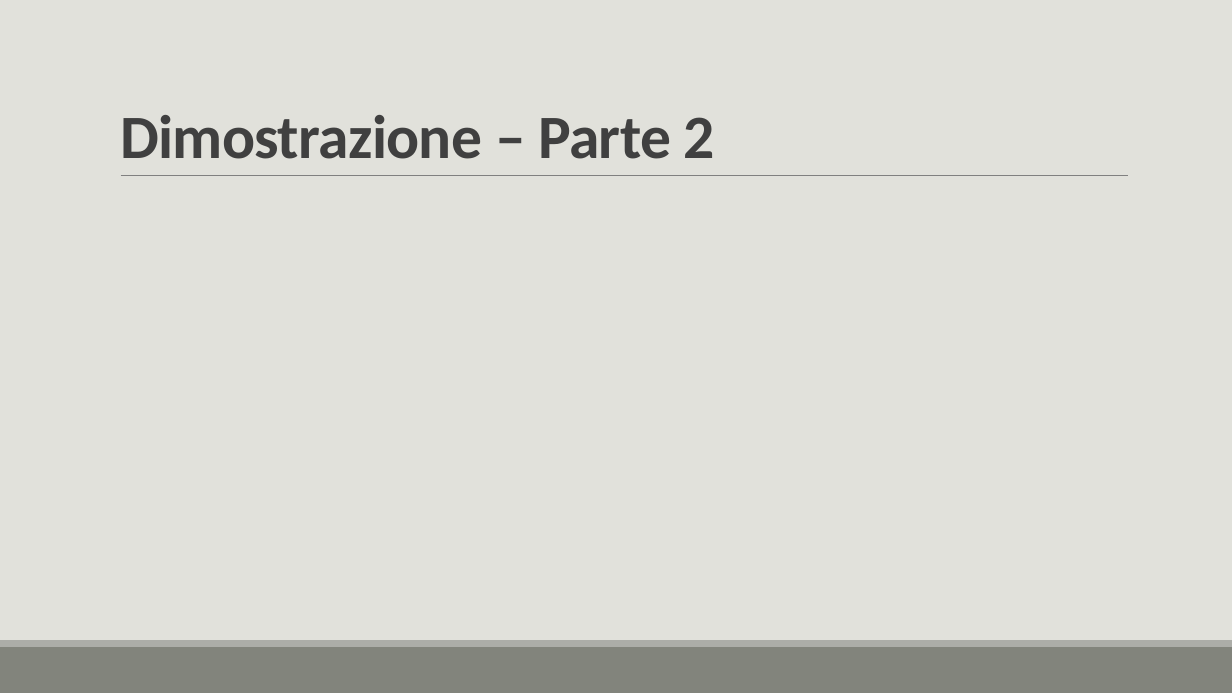
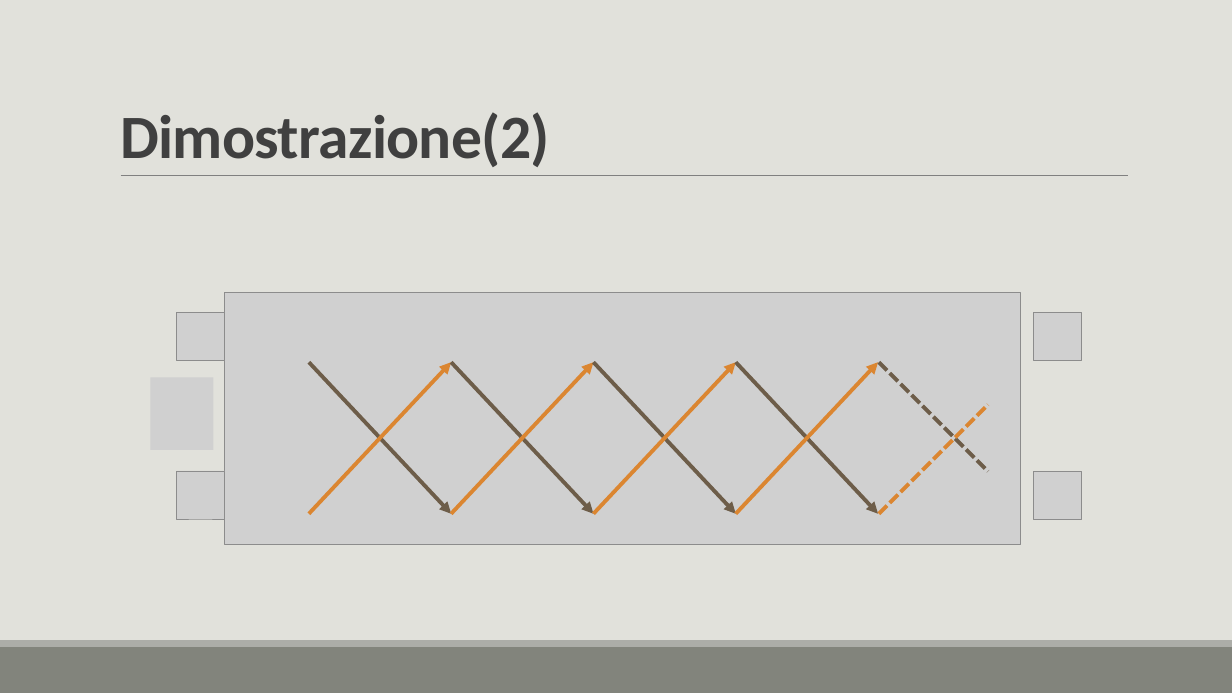
Before and after one commit to lory9894University/mcad, a slide deck: slide 14 of Prensentazione_V2.pptx. Drawn at 1232x693 pixels with LibreOffice and Linux fonts; fonts in the diff are those of the drawing; grey boxes stand for pictures. Boxes give left, top, right and bottom in pixels: in the first picture for what was removed or moved away, otherwise in the second. Text is boxed around its words. In the diff, an @@ line names an element or a change of style, - is before the commit and + after.

```diff
--- a/Prensentazione_V2.pptx
+++ b/Prensentazione_V2.pptx
@@ title at bbox=[120, 112, 550, 167]: text changed @@
-Dimostrazione – Parte 2
+Dimostrazione(2)
@@ picture added at bbox=[225, 293, 1021, 544] @@
@@ picture added at bbox=[177, 312, 225, 360] @@
@@ picture added at bbox=[1034, 312, 1082, 360] @@
@@ picture added at bbox=[151, 378, 213, 450] @@
@@ arrow added from (309, 362) to (451, 514), #6E5D49 3 pt @@
@@ arrow added from (309, 514) to (451, 362), #DB8631 3 pt @@
@@ arrow added from (451, 362) to (593, 514), #6E5D49 3 pt @@
@@ arrow added from (451, 514) to (593, 362), #DB8631 3 pt @@
@@ arrow added from (593, 362) to (736, 514), #6E5D49 3 pt @@
@@ arrow added from (593, 514) to (736, 362), #DB8631 3 pt @@
@@ arrow added from (736, 362) to (878, 514), #6E5D49 3 pt @@
@@ arrow added from (736, 514) to (878, 362), #DB8631 3 pt @@
@@ line added from (879, 362) to (988, 471), #6E5D49 3 pt dashed @@
@@ line added from (879, 514) to (988, 405), #DB8631 3 pt dashed @@
@@ picture added at bbox=[177, 471, 225, 519] @@
@@ picture added at bbox=[1034, 471, 1082, 519] @@
```
Also in this commit, not shown: 12 other slides changed, 6 slides added, 4 slides removed, 1 other file.
